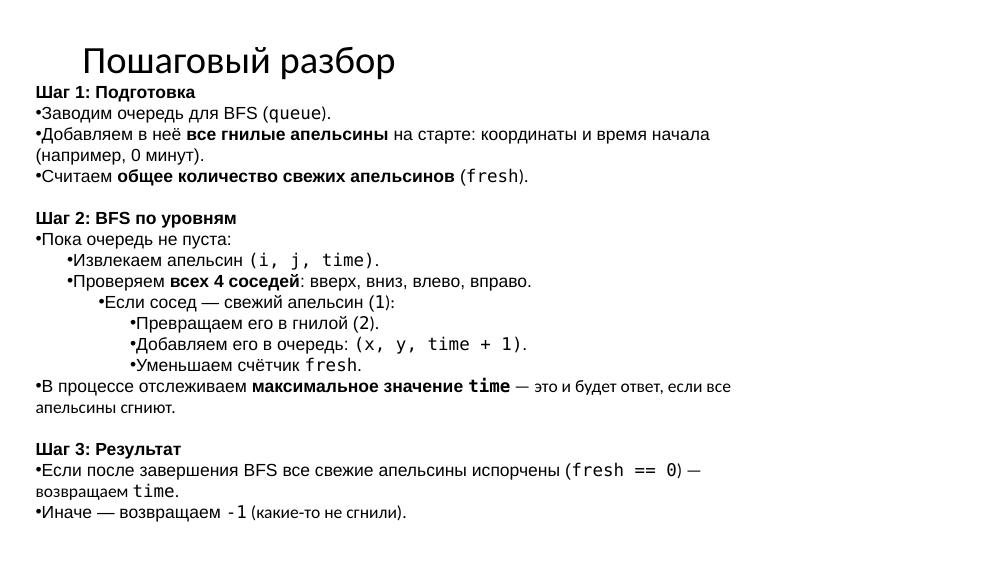
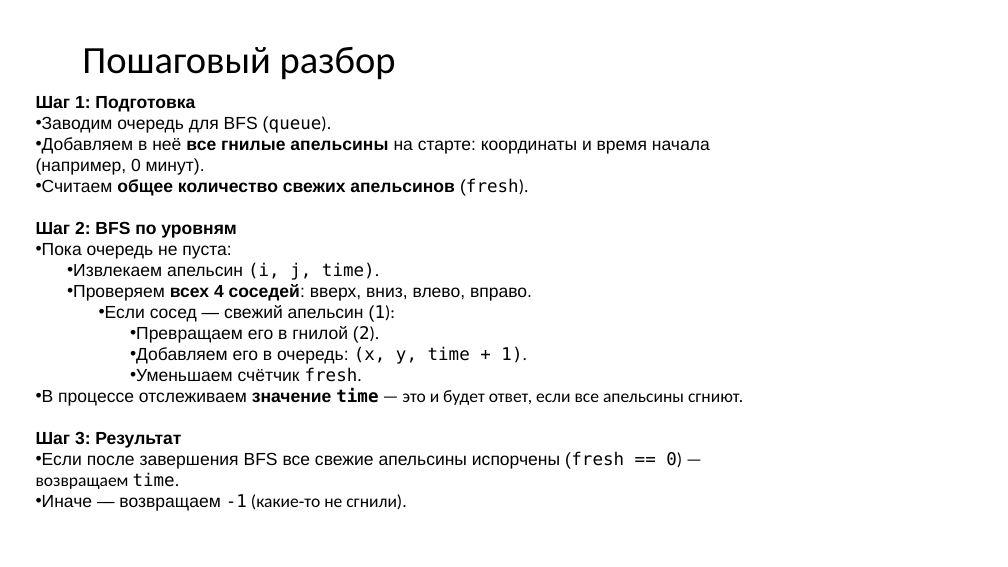
Before and after one commit to DonRobot-all/Algorithmic_training, a slide deck: slide 7 of 10. Промежуточный результат последнее летнее.pptx. Drawn at 1008x567 pixels with LibreOffice and Linux fonts; fonts in the diff are those of the drawing. Boxes give left, top, right and bottom in pixels: in the first picture for what was removed or moved away, otherwise in the second. Text is boxed around its words. In the diff, an @@ line names an element or a change of style, - is before the commit and + after.

```diff
--- a/10. Промежуточный результат последнее летнее.pptx
+++ b/10. Промежуточный результат последнее летнее.pptx
@@ text "Шаг 1: Подготовка": place and size @@
-text "Шаг 1: Подготовка" at [36, 86, 730, 522]
+text "Шаг 1: Подготовка" at [36, 96, 743, 511]
@@ text at [36, 388, 743, 406]: text changed; font Arial to Calibri @@
-• В процессе отслеживаем максимальное значение time — это и будет ответ, если все апельсины сгниют.
+• В процессе отслеживаем значение time — это и будет ответ, если все апельсины сгниют.
```
Also in this commit, not shown: 1 other slide changed, 1 slide added, 5 other files.
